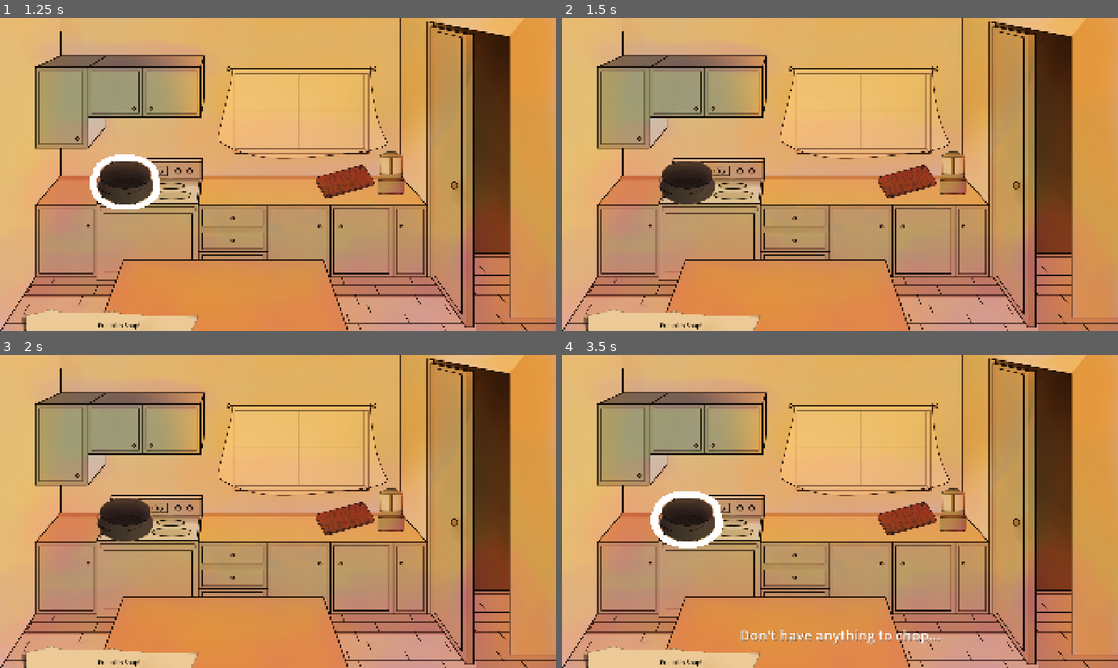
Above: before the commit, frames 1-4 (two rows, left to right).
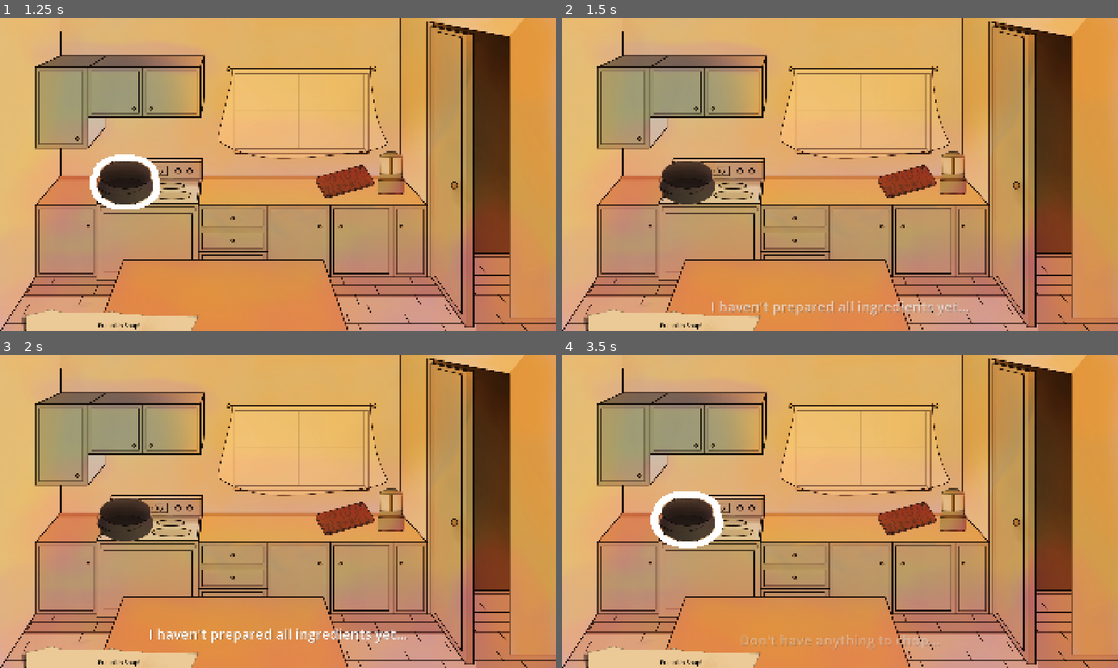
Above: after the commit, the same moments.

Repository: nstryder/Pumpkin-And-Mayhem
Game: Godot game, scene res://src/main.tscn
Two runs of this game, one before a commit and one after it. Both use one fixed random seed, a clock stepped at 60 frames per second and the inputs below.
Inputs (mouse positions are in pixels of both pictures, inside the frame that each line leads up to):
- Up to frame 1 (1.25 s): tap Enter at 0.5 s; drag from (428, 21) to (127, 180) at 0.52 s
- Up to frame 2 (1.5 s): drag from (689, 180) to (990, 21) at 1.27 s
- Up to frame 3 (2 s): no input
- Up to frame 4 (3.5 s): move the mouse to (923, 511) at 2.02 s; click (923, 511) at 2.17 s; drag from (812, 574) to (689, 517) at 2.77 s

Frame 1 is identical in both runs. In frame 2, 0.7% of the frame differs, in the area x 27-74%, y 90-96%; in frame 3, 0.8%, in the area x 27-74%, y 87-92%; in frame 4, 0.8%.

Commit message:
Add transition to cooking pot

Diff:
--- a/src/game_screens/kitchen_scene.gd
+++ b/src/game_screens/kitchen_scene.gd
@@ -96,6 +96,17 @@
 			EventBus.prompt_requested.emit("Don't have anything to chop...")
 
 
+func _on_cauldron_clicked() -> void:
+	if GlobalState.has_all_mains() and GlobalState.has_all_smalls():
+		if GlobalState.resolved_all_twists_small():
+			EventBus.hide_recipe.emit()
+			EventBus.scene_change_requested.emit(COOKING_POT_GAME)
+		else:
+			EventBus.prompt_requested.emit("Something doesn't look right...")
+	else:
+		EventBus.prompt_requested.emit("I haven't prepared all ingredients yet...")
+
+
 func _on_recipe_clickable_clicked() -> void:
 	GlobalState.is_recipe_read = true
 	recipe_clickable.queue_free()
--- a/src/game_screens/kitchen_scene.tscn
+++ b/src/game_screens/kitchen_scene.tscn
@@ -341,5 +341,6 @@
 [connection signal="clicked" from="SmallIngredients/Cream" to="." method="_on_cream_clicked"]
 [connection signal="clicked" from="SmallIngredients/Shaker" to="." method="_on_shaker_clicked"]
 [connection signal="clicked" from="SmallIngredients/Butter" to="." method="_on_butter_clicked"]
+[connection signal="clicked" from="Cauldron" to="." method="_on_cauldron_clicked"]
 [connection signal="clicked" from="CuttingBoard" to="." method="_on_cutting_board_clicked"]
 [connection signal="clicked" from="RecipeClickable" to="." method="_on_recipe_clickable_clicked"]
--- a/src/globals/global_state.gd
+++ b/src/globals/global_state.gd
@@ -64,6 +64,10 @@
 	return got_milk and got_cream and got_butter and got_shaker
 
 
+func has_all_mains() -> bool:
+	return is_onion_done and is_garlic_done and is_pumpkin_done
+
+
 func twist_select_correct(variable_name: String) -> void:
 	print("That's correct!")
 	set(variable_name + "_status", Status.NORMAL)
